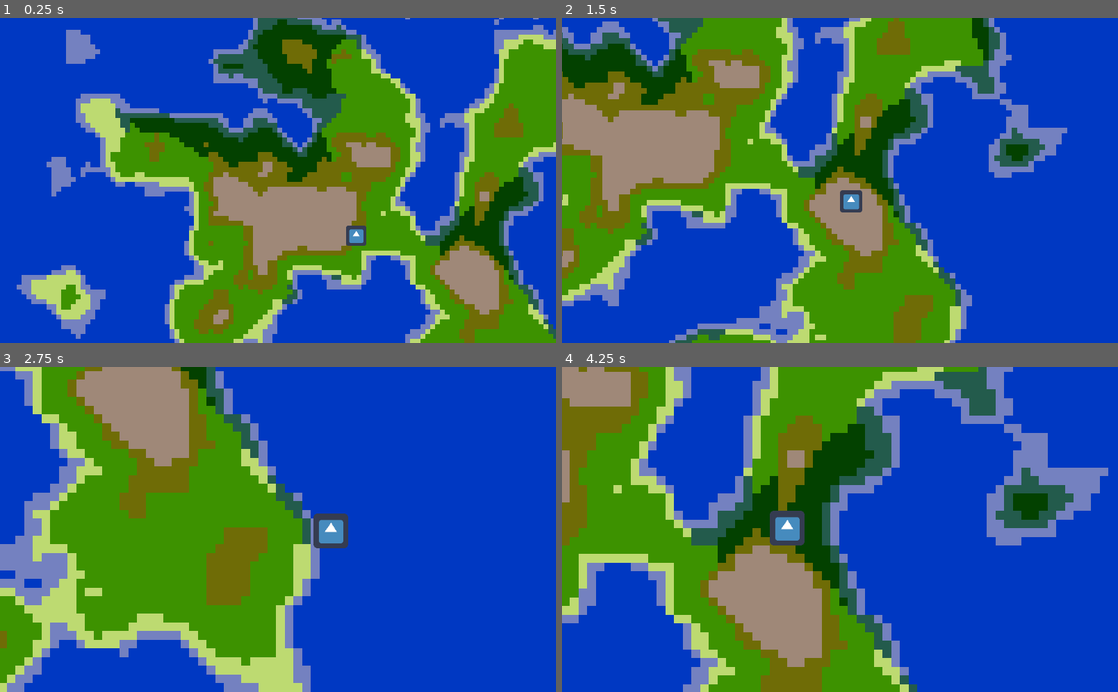
Above: before the commit, frames 1-4 (two rows, left to right).
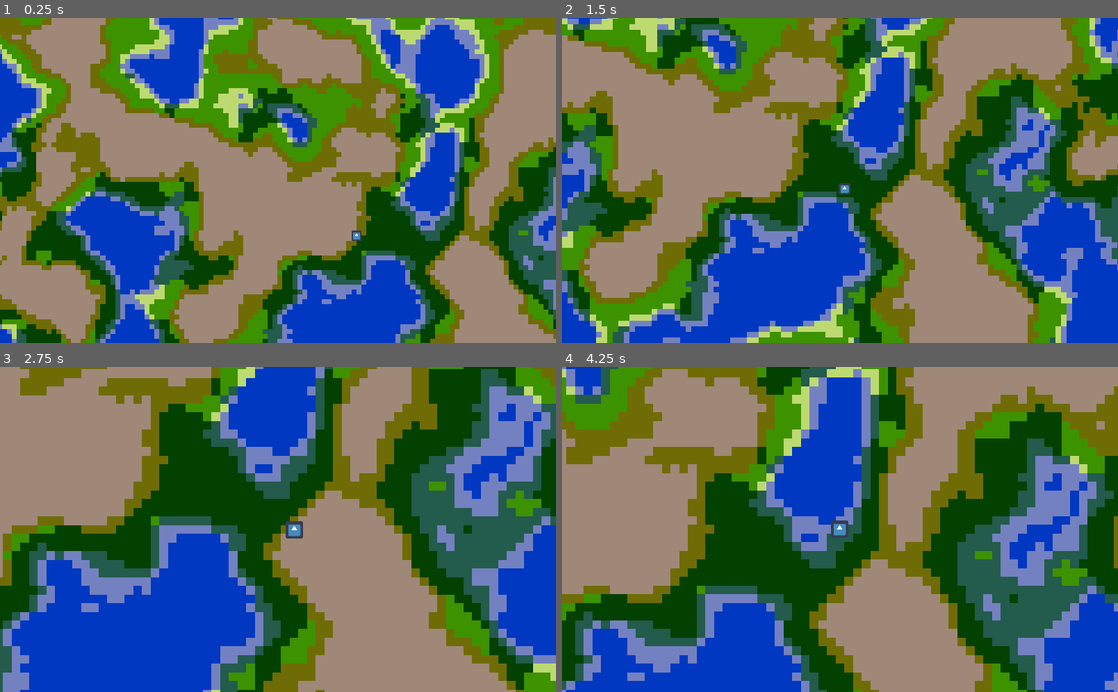
Above: after the commit, the same moments.

Repository: uzkbwza/procgen
Game: Godot game, scene res://World.tscn
The game is run twice, just before and just after one commit, with the same random seed, the same clock (stepped at 60 frames per second) and the same inputs. The engine's default icon, where the game draws it, is replaced by a stand-in: a white triangle on a blue panel in a dark square.
Inputs (mouse positions are in pixels of both pictures, inside the frame that each line leads up to):
- Up to frame 1 (0.25 s): no input
- Up to frame 2 (1.5 s): move the mouse to (962, 164) at 0.52 s; hold D (move_right) 0.53-1.28 s; tap Mouse wheel up (zoom_in) at 0.6 s; move the mouse to (728, 196) at 1.27 s; hold S (move_down) from 1.28 s (still down); tap Mouse wheel down (zoom_out) at 1.35 s
- Up to frame 3 (2.75 s): move the mouse to (333, 458) at 2.02 s; release S (move_down) at 2.03 s; hold D (move_right) from 2.03 s (still down); tap Mouse wheel up (zoom_in) at 2.1 s
- Up to frame 4 (4.25 s): move the mouse to (812, 594) at 2.77 s; release D (move_right) at 2.78 s; hold W (move_up) 2.78-3.53 s; tap Mouse wheel down (zoom_out) at 2.85 s; move the mouse to (1006, 578) at 3.52 s; hold A (move_left) from 3.53 s (still down); tap Mouse wheel up (zoom_in) at 3.6 s

The runs differ from the first frame. In frame 1, 76% of the frame differs, in the area x 0-100%, y 0-100%; in frame 2, 81%; in frame 3, 85%; in frame 4, 89%.

Commit message:
cleaned up image files

Diff:
--- a/Player.gd
+++ b/Player.gd
@@ -1,5 +1,5 @@
 extends KinematicBody2D
-var speed = 500
+var speed = 200
 
 # Declare member variables here. Examples:
 # var a = 2
--- a/Player.tscn
+++ b/Player.tscn
@@ -4,10 +4,11 @@
 [ext_resource path="res://Camera2D.gd" type="Script" id=2]
 [ext_resource path="res://icon.png" type="Texture" id=3]
 
-[sub_resource type="RectangleShape2D" id=1]
-extents = Vector2( 4.32599, 3.79366 )
+[sub_resource type="CircleShape2D" id=1]
+radius = 15.4943
 
 [node name="Player" type="KinematicBody2D"]
+scale = Vector2( 0.5, 0.5 )
 script = ExtResource( 1 )
 __meta__ = {
 "_edit_group_": true
--- a/TileMap.gd
+++ b/TileMap.gd
@@ -27,9 +27,9 @@
 	elevation_noise.persistence = 0.4
 	elevation_noise.octaves = 5
 
-	moisture_noise.period = 40
+	moisture_noise.period = 8
 	moisture_noise.persistence = 0.5
-	moisture_noise.octaves = 3
+	moisture_noise.octaves = 2
 	randomize()
 	elevation_noise.seed = randi()
 	moisture_noise.seed = randi()
@@ -40,12 +40,21 @@
 func elevation_distance_shape(elevation, distance):
 	return elevation_lower(distance) + elevation * (elevation_upper(distance) - elevation_lower(distance))
 
-
 func elevation_lower(d):
 	return 0
 
 func elevation_upper(d):
 	return 1 - (pow(d,1.4))
+	pass
+
+func moisture_distance_shape(moisture, distance):
+	return moisture_lower(distance) + moisture * (moisture_upper(distance) - moisture_lower(distance))
+
+func moisture_lower(d):
+	return (1 - d)/2
+
+func moisture_upper(d):
+	return 1 - pow(d, 2)
 	pass
 
 func cell(cell_name):
@@ -60,14 +69,15 @@
 		return cell("shore")
 
 	if threshold >= heights.sand and threshold < heights.grass:
-		if moisture >= 0.55:
+		if moisture >= 0.60:
 			return cell("marsh")
 		return cell("sand")
 
 	if threshold >= heights.grass and threshold < heights.dirt:
-		if moisture <= 0.6:
-			return cell("grass")
-		return cell("jungle")
+		if moisture >= 0.65:
+			return cell("jungle")
+		return cell("grass")
+
 
 	if threshold >= heights.dirt and threshold < heights.mountain:
 		return cell("dirt")
@@ -77,26 +87,22 @@
 	return 0
 
 func noise_value_normalize(value):
-	# converts noise value float (from -1 to 1)
-	# to 0-1
+	# converts noise value from -1-1 to 0-1
 	var result = value * 0.5 + 0.5
 	return result
 
 func generate_chunk_contents(elevation_noise : OpenSimplexNoise, chunk_coords : Vector2) -> Dictionary:
 	var contents := {}
-	# init empty dict to contain all tile values
 	var x_off
 	var y_off
 
-	# get max distance to world center
 	var world_center_x = (world_size.x * chunk_size) / 2
 	var world_center_y = (world_size.y * chunk_size) / 2
 	world_center = Vector2(world_center_x, world_center_y)
+
 	var tile_center_distance_max = common.distance(Vector2(0,0), world_center)
 	var equator_distance_max = common.distance(Vector2(0,0), Vector2(0, world_center_y))
-#	print(tile_center_distance_max)
-#	var chunk_center_distance_normalized = chunk_center_distance / chunk_center_distance_max
-#	"."yield(get_tree().create_timer(0.1), "timeout")
+
 	for x in range(chunk_size):
 		for y in range(chunk_size):
 			x_off = (chunk_size * chunk_coords.x)
@@ -114,6 +120,7 @@
 
 			# squish distance value to between 0 and 1
 			tile_center_distance /= tile_center_distance_max
+			equator_distance /= equator_distance_max
 
 			# gets noise values for position
 			var elevation = elevation_noise.get_noise_2dv(world_coords)
@@ -123,20 +130,22 @@
 			moisture = noise_value_normalize(moisture)
 
 			# push edges near the ground
-			elevation = elevation_distance_shape(elevation, tile_center_distance)
+#			elevation = elevation_distance_shape(elevation, tile_center_distance)
+
+			# center moisture near the equator
+			moisture = moisture_distance_shape(moisture, equator_distance)
 
 			# elevation = tile_center_distance
 			# determine cell type
 			var cell_type = choose_cell(elevation, moisture)
-
 
 			# add cell type and position to tiles dict
 			# use this to actually set the chunk's cells later
 			# keep in mind you will need to establish what chunk this is in later
 			# because the data only returns local coordinates for each chunk.
 			# that being (0,0) through (15,15), for example.
-#			if x % 8 == 0 and y % 8 == 0:
-#				print([world_coords, tile_center_distance, elevation])
+			if x % 8 == 0 and y % 8 == 0:
+				print([world_coords, tile_center_distance, elevation, moisture])
 			contents[world_coords] = {"type" : cell_type,
 									  "local coordinates" : local_coords,
 									  "chunk coordinates" : chunk_coords,
--- a/TileMap.tscn
+++ b/TileMap.tscn
@@ -1,124 +1,11 @@
-[gd_scene load_steps=4 format=2]
+[gd_scene load_steps=3 format=2]
 
-[ext_resource path="res://tilesheet.png" type="Texture" id=1]
+[ext_resource path="res://tileset3.tres" type="TileSet" id=1]
 [ext_resource path="res://TileMap.gd" type="Script" id=2]
 
-[sub_resource type="TileSet" id=1]
-0/name = "water"
-0/texture = ExtResource( 1 )
-0/tex_offset = Vector2( 0, 0 )
-0/modulate = Color( 1, 1, 1, 1 )
-0/region = Rect2( 0, 0, 16, 16 )
-0/tile_mode = 0
-0/occluder_offset = Vector2( 0, 0 )
-0/navigation_offset = Vector2( 0, 0 )
-0/shapes = [  ]
-0/z_index = 0
-1/name = "shore"
-1/texture = ExtResource( 1 )
-1/tex_offset = Vector2( 0, 0 )
-1/modulate = Color( 1, 1, 1, 1 )
-1/region = Rect2( 16, 0, 16, 16 )
-1/tile_mode = 0
-1/occluder_offset = Vector2( 0, 0 )
-1/navigation_offset = Vector2( 0, 0 )
-1/shapes = [  ]
-1/z_index = 0
-2/name = "sand"
-2/texture = ExtResource( 1 )
-2/tex_offset = Vector2( 0, 0 )
-2/modulate = Color( 1, 1, 1, 1 )
-2/region = Rect2( 32, 0, 16, 16 )
-2/tile_mode = 0
-2/occluder_offset = Vector2( 0, 0 )
-2/navigation_offset = Vector2( 0, 0 )
-2/shapes = [  ]
-2/z_index = 0
-3/name = "grass"
-3/texture = ExtResource( 1 )
-3/tex_offset = Vector2( 0, 0 )
-3/modulate = Color( 1, 1, 1, 1 )
-3/region = Rect2( 48, 0, 16, 16 )
-3/tile_mode = 0
-3/occluder_offset = Vector2( 0, 0 )
-3/navigation_offset = Vector2( 0, 0 )
-3/shapes = [  ]
-3/z_index = 0
-4/name = "dirt"
-4/texture = ExtResource( 1 )
-4/tex_offset = Vector2( 0, 0 )
-4/modulate = Color( 1, 1, 1, 1 )
-4/region = Rect2( 64, 0, 16, 16 )
-4/tile_mode = 0
-4/occluder_offset = Vector2( 0, 0 )
-4/navigation_offset = Vector2( 0, 0 )
-4/shapes = [  ]
-4/z_index = 0
-5/name = "marsh"
-5/texture = ExtResource( 1 )
-5/tex_offset = Vector2( 0, 0 )
-5/modulate = Color( 1, 1, 1, 1 )
-5/region = Rect2( 32, 16, 16, 16 )
-5/tile_mode = 0
-5/occluder_offset = Vector2( 0, 0 )
-5/navigation_offset = Vector2( 0, 0 )
-5/shapes = [  ]
-5/z_index = 0
-6/name = "jungle"
-6/texture = ExtResource( 1 )
-6/tex_offset = Vector2( 0, 0 )
-6/modulate = Color( 1, 1, 1, 1 )
-6/region = Rect2( 48, 16, 16, 16 )
-6/tile_mode = 0
-6/occluder_offset = Vector2( 0, 0 )
-6/navigation_offset = Vector2( 0, 0 )
-6/shapes = [  ]
-6/z_index = 0
-7/name = "forest"
-7/texture = ExtResource( 1 )
-7/tex_offset = Vector2( 0, 0 )
-7/modulate = Color( 1, 1, 1, 1 )
-7/region = Rect2( 48, 32, 16, 16 )
-7/tile_mode = 0
-7/occluder_offset = Vector2( 0, 0 )
-7/navigation_offset = Vector2( 0, 0 )
-7/shapes = [  ]
-7/z_index = 0
-8/name = "mountain"
-8/texture = ExtResource( 1 )
-8/tex_offset = Vector2( 0, 0 )
-8/modulate = Color( 1, 1, 1, 1 )
-8/region = Rect2( 80, 0, 16, 16 )
-8/tile_mode = 0
-8/occluder_offset = Vector2( 0, 0 )
-8/navigation_offset = Vector2( 0, 0 )
-8/shapes = [  ]
-8/z_index = 0
-9/name = "snowy_mountain"
-9/texture = ExtResource( 1 )
-9/tex_offset = Vector2( 0, 0 )
-9/modulate = Color( 1, 1, 1, 1 )
-9/region = Rect2( 80, 16, 16, 16 )
-9/tile_mode = 0
-9/occluder_offset = Vector2( 0, 0 )
-9/navigation_offset = Vector2( 0, 0 )
-9/shapes = [  ]
-9/z_index = 0
-10/name = "snow"
-10/texture = ExtResource( 1 )
-10/tex_offset = Vector2( 0, 0 )
-10/modulate = Color( 1, 1, 1, 1 )
-10/region = Rect2( 96, 16, 16, 16 )
-10/tile_mode = 0
-10/occluder_offset = Vector2( 0, 0 )
-10/navigation_offset = Vector2( 0, 0 )
-10/shapes = [  ]
-10/z_index = 0
-
 [node name="TileMap" type="TileMap"]
-tile_set = SubResource( 1 )
+tile_set = ExtResource( 1 )
 cell_size = Vector2( 16, 16 )
-cell_quadrant_size = 128
 format = 1
 script = ExtResource( 2 )
 chunk_size = 32
--- a/World.gd
+++ b/World.gd
@@ -12,8 +12,11 @@
 	$Player.position = center_pos_pixels
 	var camera = $Player/Camera2D
 	var world_height_pixels = tilemap.cell_size.y * tilemap.chunk_size * world_size.y
+	var world_width = tilemap.cell_size.x * tilemap.chunk_size * world_size.x
 	camera.limit_top = -world_height_pixels/2 + center_pos_pixels.y
 	camera.limit_bottom = world_height_pixels/2 + center_pos_pixels.y
+	camera.limit_left = -world_width/2 + center_pos_pixels.x
+	camera.limit_right = world_width/2 + center_pos_pixels.x
 	# $TileMap.free()
 	pass # Replace with function body.
 
--- a/World.tscn
+++ b/World.tscn
@@ -10,6 +10,8 @@
 script = ExtResource( 1 )
 
 [node name="TileMap" parent="World" instance=ExtResource( 2 )]
+cell_quadrant_size = 8
+cell_y_sort = true
 
 [node name="Player" parent="World" instance=ExtResource( 3 )]
 position = Vector2( 512, 300 )
--- /dev/null
+++ b/tileset3.tres
@@ -0,0 +1,151 @@
+[gd_resource type="TileSet" load_steps=6 format=2]
+
+[ext_resource path="res://tilesheet.png" type="Texture" id=1]
+
+[sub_resource type="ConvexPolygonShape2D" id=2]
+points = PoolVector2Array( 0, 0, 16, 0, 16, 16, 0, 16 )
+
+[sub_resource type="ConvexPolygonShape2D" id=3]
+points = PoolVector2Array( 0, 0, 16, 0, 16, 16, 0, 16 )
+
+[sub_resource type="ConvexPolygonShape2D" id=4]
+points = PoolVector2Array( 0, 0, 16, 0, 16, 16, 0, 16 )
+
+[sub_resource type="ConvexPolygonShape2D" id=5]
+points = PoolVector2Array( 0, 0, 16, 0, 16, 16, 0, 16 )
+
+[resource]
+0/name = "water"
+0/texture = ExtResource( 1 )
+0/tex_offset = Vector2( 0, 0 )
+0/modulate = Color( 1, 1, 1, 1 )
+0/region = Rect2( 0, 0, 16, 16 )
+0/tile_mode = 0
+0/occluder_offset = Vector2( 0, 0 )
+0/navigation_offset = Vector2( 0, 0 )
+0/shapes = [ {
+"autotile_coord": Vector2( 0, 0 ),
+"one_way": false,
+"one_way_margin": 1.0,
+"shape": SubResource( 2 ),
+"shape_transform": Transform2D( 1, 0, 0, 1, 0, 0 )
+} ]
+0/z_index = 0
+1/name = "shore"
+1/texture = ExtResource( 1 )
+1/tex_offset = Vector2( 0, 0 )
+1/modulate = Color( 1, 1, 1, 1 )
+1/region = Rect2( 16, 0, 16, 16 )
+1/tile_mode = 0
+1/occluder_offset = Vector2( 0, 0 )
+1/navigation_offset = Vector2( 0, 0 )
+1/shapes = [ {
+"autotile_coord": Vector2( 0, 0 ),
+"one_way": false,
+"one_way_margin": 1.0,
+"shape": SubResource( 3 ),
+"shape_transform": Transform2D( 1, 0, 0, 1, 0, 0 )
+} ]
+1/z_index = 0
+2/name = "sand"
+2/texture = ExtResource( 1 )
+2/tex_offset = Vector2( 0, 0 )
+2/modulate = Color( 1, 1, 1, 1 )
+2/region = Rect2( 32, 0, 16, 16 )
+2/tile_mode = 0
+2/occluder_offset = Vector2( 0, 0 )
+2/navigation_offset = Vector2( 0, 0 )
+2/shapes = [  ]
+2/z_index = 0
+3/name = "grass"
+3/texture = ExtResource( 1 )
+3/tex_offset = Vector2( 0, 0 )
+3/modulate = Color( 1, 1, 1, 1 )
+3/region = Rect2( 48, 0, 16, 16 )
+3/tile_mode = 0
+3/occluder_offset = Vector2( 0, 0 )
+3/navigation_offset = Vector2( 0, 0 )
+3/shapes = [  ]
+3/z_index = 0
+4/name = "dirt"
+4/texture = ExtResource( 1 )
+4/tex_offset = Vector2( 0, 0 )
+4/modulate = Color( 1, 1, 1, 1 )
+4/region = Rect2( 64, 0, 16, 16 )
+4/tile_mode = 0
+4/occluder_offset = Vector2( 0, 0 )
+4/navigation_offset = Vector2( 0, 0 )
+4/shapes = [  ]
+4/z_index = 0
+5/name = "marsh"
+5/texture = ExtResource( 1 )
+5/tex_offset = Vector2( 0, 0 )
+5/modulate = Color( 1, 1, 1, 1 )
+5/region = Rect2( 32, 16, 16, 16 )
+5/tile_mode = 0
+5/occluder_offset = Vector2( 0, 0 )
+5/navigation_offset = Vector2( 0, 0 )
+5/shapes = [  ]
+5/z_index = 0
+6/name = "jungle"
+6/texture = ExtResource( 1 )
+6/tex_offset = Vector2( 0, 0 )
+6/modulate = Color( 1, 1, 1, 1 )
+6/region = Rect2( 48, 16, 16, 16 )
+6/tile_mode = 0
+6/occluder_offset = Vector2( 0, 0 )
+6/navigation_offset = Vector2( 0, 0 )
+6/shapes = [  ]
+6/z_index = 0
+7/name = "forest"
+7/texture = ExtResource( 1 )
+7/tex_offset = Vector2( 0, 0 )
+7/modulate = Color( 1, 1, 1, 1 )
+7/region = Rect2( 48, 32, 16, 16 )
+7/tile_mode = 0
+7/occluder_offset = Vector2( 0, 0 )
+7/navigation_offset = Vector2( 0, 0 )
+7/shapes = [  ]
+7/z_index = 0
+8/name = "mountain"
+8/texture = ExtResource( 1 )
+8/tex_offset = Vector2( 0, 0 )
+8/modulate = Color( 1, 1, 1, 1 )
+8/region = Rect2( 80, 0, 16, 16 )
+8/tile_mode = 0
+8/occluder_offset = Vector2( 0, 0 )
+8/navigation_offset = Vector2( 0, 0 )
+8/shapes = [ {
+"autotile_coord": Vector2( 0, 0 ),
+"one_way": false,
+"one_way_margin": 1.0,
+"shape": SubResource( 4 ),
+"shape_transform": Transform2D( 1, 0, 0, 1, 0, 0 )
+} ]
+8/z_index = 0
+9/name = "snowy_mountain"
+9/texture = ExtResource( 1 )
+9/tex_offset = Vector2( 0, 0 )
+9/modulate = Color( 1, 1, 1, 1 )
+9/region = Rect2( 80, 16, 16, 16 )
+9/tile_mode = 0
+9/occluder_offset = Vector2( 0, 0 )
+9/navigation_offset = Vector2( 0, 0 )
+9/shapes = [ {
+"autotile_coord": Vector2( 0, 0 ),
+"one_way": false,
+"one_way_margin": 1.0,
+"shape": SubResource( 5 ),
+"shape_transform": Transform2D( 1, 0, 0, 1, 0, 0 )
+} ]
+9/z_index = 0
+10/name = "snow"
+10/texture = ExtResource( 1 )
+10/tex_offset = Vector2( 0, 0 )
+10/modulate = Color( 1, 1, 1, 1 )
+10/region = Rect2( 96, 16, 16, 16 )
+10/tile_mode = 0
+10/occluder_offset = Vector2( 0, 0 )
+10/navigation_offset = Vector2( 0, 0 )
+10/shapes = [  ]
+10/z_index = 0
Renamed: chunk.png -> assets/chunk.png
Not shown, changed: assets/chunk.png.import
Not shown, removed: chunk.png.import
Binary file removed: dirt.png
Not shown, removed: dirt.png.import
Binary file removed: forest.png
Not shown, removed: forest.png.import
Binary file removed: grass.png
Not shown, removed: grass.png.import
Binary file removed: jungle.png
Not shown, removed: jungle.png.import
Binary file removed: marsh.png
(and 14 more such lines)
